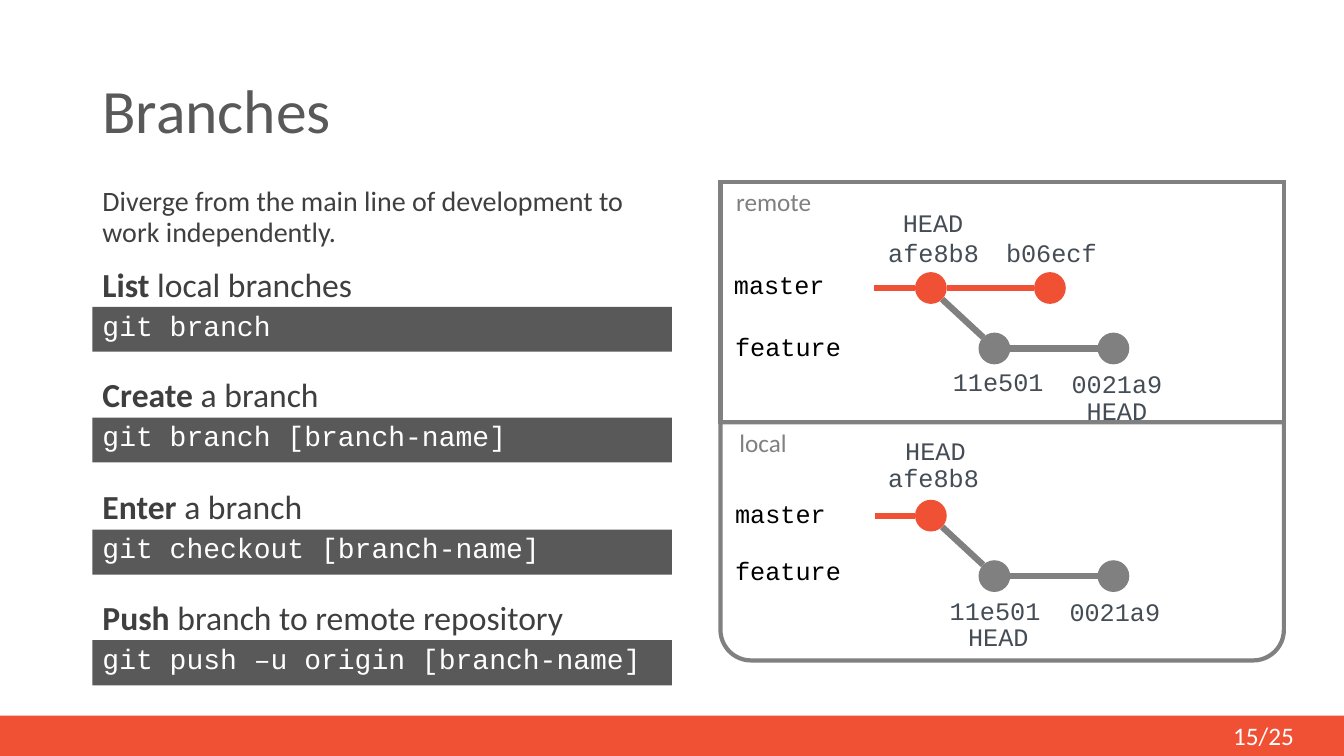
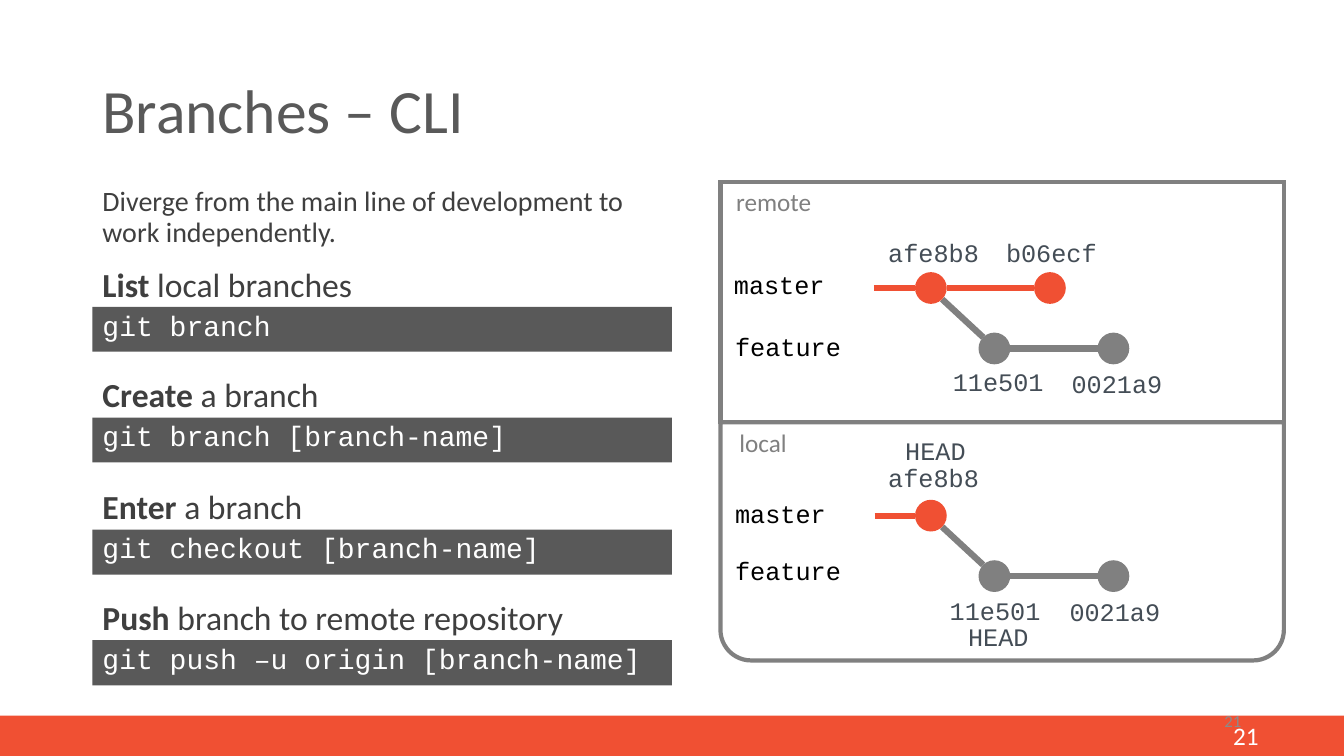
Before and after one commit to mi-erasmusmc/GitTutorial, a slide deck: slide 20 of Documentation/git-pp-presentation.pptx (slide 15 before the commit). Drawn at 1344x756 pixels with LibreOffice and Linux fonts; fonts in the diff are those of the drawing. Boxes give left, top, right and bottom in pixels: in the first picture for what was removed or moved away, otherwise in the second. Text is boxed around its words. In the diff, an @@ line names an element or a change of style, - is before the commit and + after.

```diff
--- a/Documentation/git-pp-presentation.pptx
+++ b/Documentation/git-pp-presentation.pptx
@@ title at box(102, 90, 463, 134): text changed @@
-Branches
+Branches – CLI
@@ text removed at box(903, 215, 963, 232) @@
-HEAD
@@ text removed at box(1087, 403, 1147, 425) @@
-HEAD
@@ page number added at box(1224, 714, 1241, 732), 12 pt, text #8C8C8C @@
+21
@@ page number at box(1233, 725, 1259, 745): text changed @@
-15/25
+21
```
Also in this commit, not shown: 16 other slides changed, 10 slides added, 5 slides removed, 2 other files.
